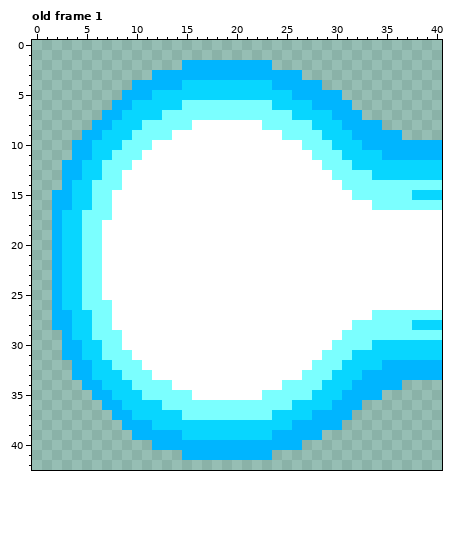
One commit to this pixel-art file: art/sprites/plasmabeam.aseprite. Above, as it was before the edit.
41x43 pixels, 8 frames. Shown: old frame 1. The commit also changed other frames, which this record leaves out.
The result:
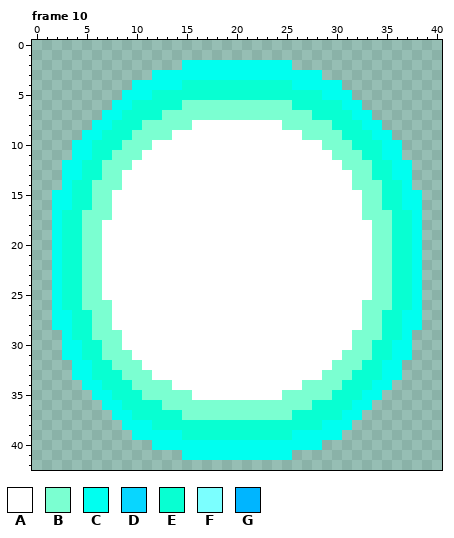
Palette (. is transparent): A #ffffff  B #7bffd1  C #00fff0  D #08d6ff  E #08ffd2  F #7bffff  G #00b5ff
A new or re-ordered frame is compared with the old frame closest to it.
The edit:
frames 8 -> 10
Changed rows in their new state; - is an unchanged pixel.
Frame 10 is new; against old frame 1:
first column x 2:
 2 -------------CCCCCCCCCCC---------------
 3 ----------CCCCCCCCCCCCCCCCC------------
 4 --------CCCCCEEEEEEEEEEECCCCC----------
 5 -------CCCEEEEEEEEEEEEEEEEECCC---------
 6 ------CCEEEEEBBBBBBBBBBBEEEEECC--------
 7 -----CCEEEEBBBBBBBBBBBBBBBEEEECC-------
 8 ----CCEEEBBBBB-------AABBBBBEEECC------
 9 ---CCEEEBBBB-----------AABBBBEEECC.----
10 --CCEEEBBB---------------AABBBEEECC....
11 --CCEEBBB-----------------AABBBEECC....
12 -CCEEBBB-------------------AABBBEECC...
13 -CCEEBB---------------------AABBEECC...
14 -CEEBBB----------------------ABBBEEC...
15 CCEEBB------------------------ABBEECC..
16 CCEEBB-------------------------BBEECC..
17 CEEBBB-------------------------BBBEEC..
18 CEEBB---------------------------BBEEC..
19 CEEBB---------------------------BBEEC..
20 CEEBB---------------------------BBEEC..
21 CEEBB---------------------------BBEEC..
22 CEEBB---------------------------BBEEC..
23 CEEBB---------------------------BBEEC..
24 CEEBB---------------------------BBEEC..
25 CEEBB---------------------------BBEEC..
26 CEEBBB-------------------------BBBEEC..
27 CCEEBB-------------------------BBEECC..
28 CCEEBB------------------------ABBEECC..
29 -CEEBBB----------------------ABBBEEC...
30 -CCEEBB---------------------AABBEECC...
31 -CCEEBBB-------------------AABBBEECC...
32 --CCEEBBB-----------------AABBBEECC....
33 --CCEEEBBB---------------AABBBEEECC....
34 ---CCEEEBBBB-----------AABBBBEEECC.----
35 ----CCEEEBBBBB-------AABBBBBEEECC------
36 -----CCEEEEBBBBBBBBBBBBBBBEEEECC-------
37 ------CCEEEEEBBBBBBBBBBBEEEEECC--------
38 -------CCCEEEEEEEEEEEEEEEEECCC---------
39 --------CCCCCEEEEEEEEEEECCCCC----------
40 ----------CCCCCCCCCCCCCCCCC------------
41 -------------CCCCCCCCCCC---------------
Pixel boxes of the changes (left, top, right, bottom) in both pictures:
changed: (52, 60, 442, 460)
